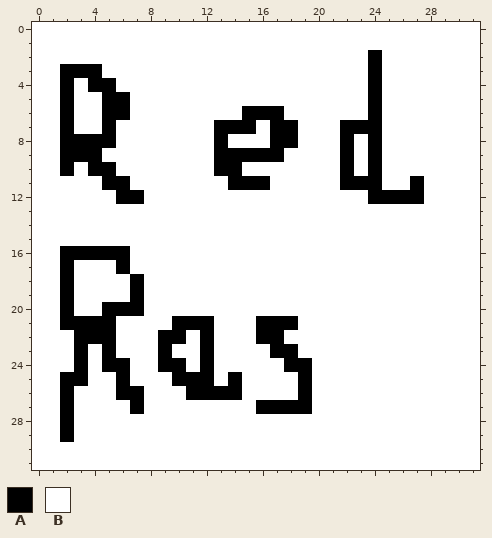
File history of a pixel-art file, Assets/Sprites/Shop/redRes.aseprite. Above: the version before the commit.
32x32 pixels, 1 frame.
Palette (. is transparent): A #000000  B #ffffff
Pixels before, first column x 0:
 0 BBBBBBBBBBBBBBBBBBBBBBBBBBBBBBBB
 1 BBBBBBBBBBBBBBBBBBBBBBBBBBBBBBBB
 2 BBBBBBBBBBBBBBBBBBBBBBBBABBBBBBB
 3 BBAAABBBBBBBBBBBBBBBBBBBABBBBBBB
 4 BBABAABBBBBBBBBBBBBBBBBBABBBBBBB
 5 BBABBAABBBBBBBBBBBBBBBBBABBBBBBB
 6 BBABBAABBBBBBBBAAABBBBBBABBBBBBB
 7 BBABBABBBBBBBAAABAABBBAAABBBBBBB
 8 BBAAAABBBBBBBABBBAABBBABABBBBBBB
 9 BBAAABBBBBBBBAAAAABBBBABABBBBBBB
10 BBABAABBBBBBBAABBBBBBBABABBBBBBB
11 BBBBBAABBBBBBBAAABBBBBAAABBABBBB
12 BBBBBBAABBBBBBBBBBBBBBBBAAAABBBB
13 BBBBBBBBBBBBBBBBBBBBBBBBBBBBBBBB
14 BBBBBBBBBBBBBBBBBBBBBBBBBBBBBBBB
15 BBBBBBBBBBBBBBBBBBBBBBBBBBBBBBBB
16 BBAAAAABBBBBBBBBBBBBBBBBBBBBBBBB
17 BBABBBABBBBBBBBBBBBBBBBBBBBBBBBB
18 BBABBBBABBBBBBBBBBBBBBBBBBBBBBBB
19 BBABBBBABBBBBBBBBBBBBBBBBBBBBBBB
20 BBABBAAABBBBBBBBBBBBBBBBBBBBBBBB
21 BBAAAABBBBAAABBBAAABBBBBBBBBBBBB
22 BBBAAABBBAABABBBAABBBBBBBBBBBBBB
23 BBBABABBBABBABBBBAABBBBBBBBBBBBB
24 BBBABAABBAABABBBBBAABBBBBBBBBBBB
25 BBAABBABBBAAABABBBBABBBBBBBBBBBB
26 BBABBBAABBBAAAABBBBABBBBBBBBBBBB
27 BBABBBBABBBBBBBBAAAABBBBBBBBBBBB
28 BBABBBBBBBBBBBBBBBBBBBBBBBBBBBBB
29 BBABBBBBBBBBBBBBBBBBBBBBBBBBBBBB
30 BBBBBBBBBBBBBBBBBBBBBBBBBBBBBBBB
31 BBBBBBBBBBBBBBBBBBBBBBBBBBBBBBBB
Once edited:
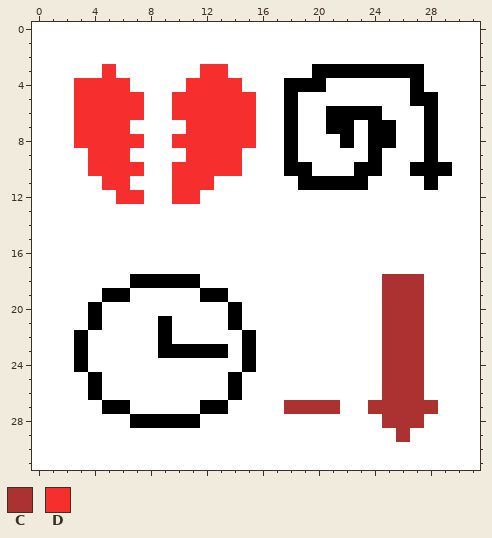
Colours new in this view: C #ac3232  D #f62e2e
Difference:
layer "Layer 1" added
Layers "Layer 1", "Background":
y 2: x 24 A -> B
y 3: x 2..5 AAAB -> BBBD; x 12..13 BB -> DD; x 20..23 BBBB -> AAAA; x 25..27 BBB -> AAA
y 4: x 2..6 ABAAB -> BDDDD; x 11..14 BBBB -> DDDD; x 18..20 BBB -> AAA; x 24 A -> B; x 27 B -> A
y 5: x 2..7 ABBAAB -> BDDDDD; x 10..15 BBBBBB -> DDDDDD; x 18 B -> A; x 24 A -> B; x 27..28 BB -> AA
y 6: x 2..7 ABBAAB -> BDDDDD; x 10..18 BBBBBAAAB -> DDDDDDBBA; x 21..23 BBB -> AAA; x 28 B -> A
y 7: x 2..6 ABBAB -> BDDDD; x 11..15 BBAAA -> DDDDD; x 17 A -> B; x 21 B -> A; x 23 A -> B; x 25 B -> A; x 28 B -> A
y 8: x 2..7 AAAABB -> BDDDDD; x 10..15 BBBABB -> DDDDDD; x 17 A -> B; x 25 B -> A; x 28 B -> A
y 9: x 2..6 AAABB -> BBDDD; x 11..18 BBAAAAAB -> DDDDBBBA; x 22 A -> B; x 28 B -> A
y 10: x 2 A -> B; x 4..7 AABB -> DDDD; x 10..14 BBBAA -> DDDDD; x 18..19 BB -> AA; x 22..23 AB -> BA; x 27..29 BBB -> AAA
y 11: x 5..6 AA -> DD; x 10..12 BBB -> DDD; x 14..16 AAA -> BBB; x 19..21 BBB -> AAA; x 24 A -> B; x 27..28 AB -> BA
y 12: x 6..7 AA -> DD; x 10..11 BB -> DD; x 24..27 AAAA -> BBBB
y 16: x 2..6 AAAAA -> BBBBB
y 17: x 2 A -> B; x 6 A -> B
y 18: x 2 A -> B; x 8..11 BBBB -> AAAA; x 25..27 BBB -> CCC
y 19: x 2 A -> B; x 5..7 BBA -> AAB; x 12..13 BB -> AA; x 25..27 BBB -> CCC
y 20: x 2 A -> B; x 4..7 BAAA -> ABBB; x 14 B -> A; x 25..27 BBB -> CCC
y 21: x 2..3 AA -> BB; x 5 A -> B; x 9..12 BAAA -> ABBB; x 14 B -> A; x 16..18 AAA -> BBB; x 25..27 BBB -> CCC
y 22: x 4..5 AA -> BB; x 10 A -> B; x 12 A -> B; x 15..17 BAA -> ABB; x 25..27 BBB -> CCC
y 23: x 5 A -> B; x 10..11 BB -> AA; x 13 B -> A; x 15 B -> A; x 17..18 AA -> BB; x 25..27 BBB -> CCC
y 24: x 5..6 AA -> BB; x 9..10 AA -> BB; x 12 A -> B; x 15 B -> A; x 18..19 AA -> BB; x 25..27 BBB -> CCC
y 25: x 2..4 AAB -> BBA; x 6 A -> B; x 10..12 AAA -> BBB; x 19 A -> B; x 25..27 BBB -> CCC
y 26: x 2 A -> B; x 4 B -> A; x 6..7 AA -> BB; x 11..13 AAA -> BBB; x 19 A -> B; x 25..27 BBB -> CCC
y 27: x 2 A -> B; x 5..7 BBA -> AAB; x 12..13 BB -> AA; x 16..21 AAAABB -> BBCCCC; x 24..28 BBBBB -> CCCCC
y 28: x 2 A -> B; x 7..11 BBBBB -> AAAAA; x 25..27 BBB -> CCC
y 29: x 2 A -> B; x 26 B -> C
